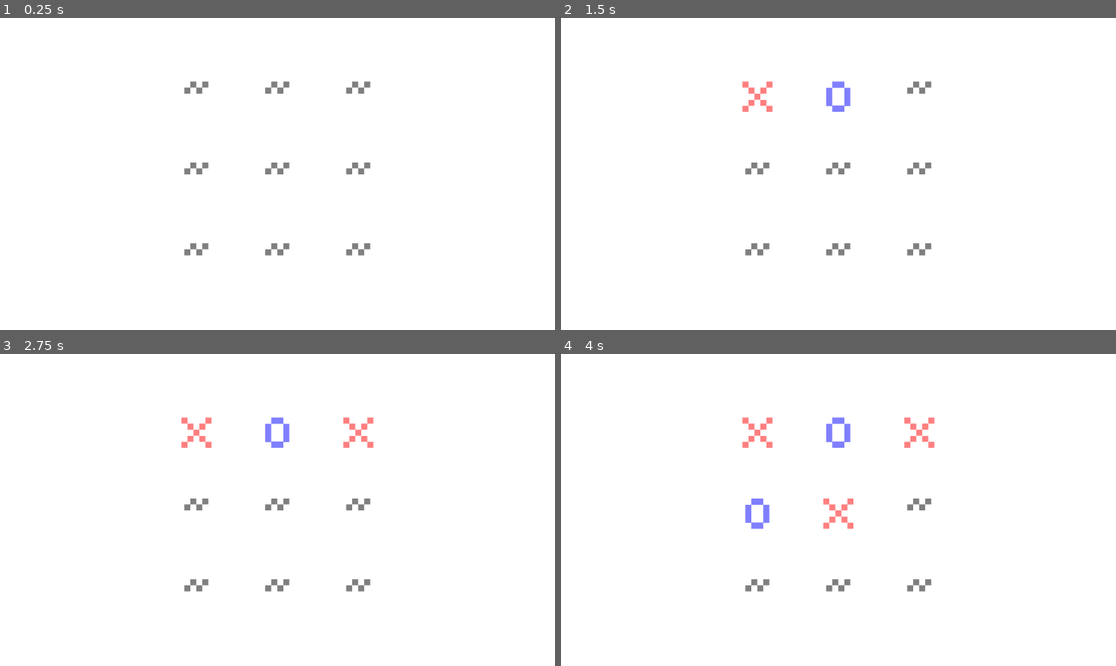
Above: before the commit, frames 1-4 (two rows, left to right).
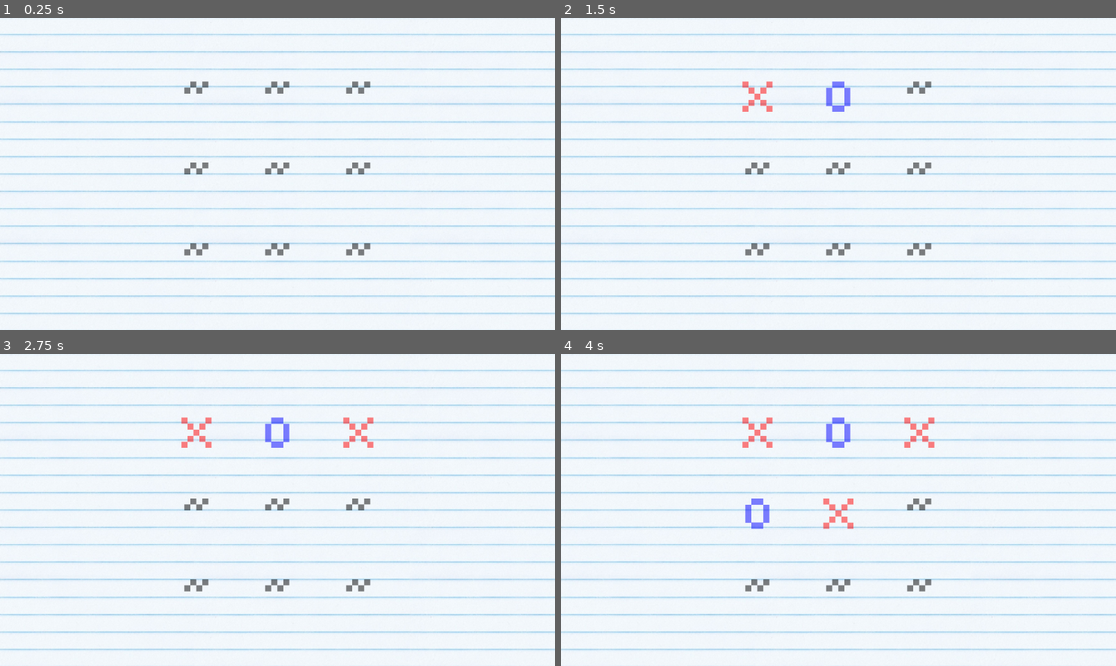
Above: after the commit, the same moments.

Repository: Neo-Ciber94/godot_tic_tac_toe
Game: Godot game, scene res://game.tscn
The game is run twice, just before and just after one commit, with the same random seed, the same clock (stepped at 60 frames per second) and the same inputs.
Inputs (mouse positions are in pixels of both pictures, inside the frame that each line leads up to):
- Up to frame 1 (0.25 s): no input
- Up to frame 2 (1.5 s): tap Enter at 0.5 s; move the mouse to (755, 92) at 0.52 s; click (755, 92) at 0.67 s; tap Space at 1.25 s; move the mouse to (838, 92) at 1.27 s; click (838, 92) at 1.42 s
- Up to frame 3 (2.75 s): tap Enter at 2 s; move the mouse to (360, 428) at 2.02 s; click (360, 428) at 2.17 s
- Up to frame 4 (4 s): tap Space at 2.75 s; move the mouse to (755, 510) at 2.77 s; click (755, 510) at 2.92 s; tap Enter at 3.5 s; move the mouse to (838, 510) at 3.52 s; click (838, 510) at 3.67 s

The runs differ from the first frame. In frame 1, 13% of the frame differs, in the area x 0-100%, y 0-100%; in frame 2, 13%; in frame 3, 13%; in frame 4, 13%.

Commit message:
update bg

Diff:
--- a/game.tscn
+++ b/game.tscn
@@ -1,9 +1,25 @@
-[gd_scene load_steps=8 format=3 uid="uid://b04esyl8u473x"]
+[gd_scene load_steps=9 format=3 uid="uid://b04esyl8u473x"]
 
 [ext_resource type="Script" path="res://game.gd" id="1_cebgk"]
 [ext_resource type="FontFile" uid="uid://dy04l2c31hyma" path="res://art/Silkscreen-Regular.ttf" id="1_u48lr"]
 [ext_resource type="Script" path="res://mark.gd" id="2_b00uh"]
+[ext_resource type="Texture2D" uid="uid://cbm8yyfsvqone" path="res://art/background.png" id="2_ntjxn"]
 [ext_resource type="Script" path="res://winner.gd" id="4_pv7p2"]
+
+[sub_resource type="Animation" id="Animation_epslx"]
+length = 0.001
+tracks/0/type = "value"
+tracks/0/imported = false
+tracks/0/enabled = true
+tracks/0/path = NodePath(".:scale")
+tracks/0/interp = 1
+tracks/0/loop_wrap = true
+tracks/0/keys = {
+"times": PackedFloat32Array(0),
+"transitions": PackedFloat32Array(1),
+"update": 0,
+"values": [Vector2(1, 1)]
+}
 
 [sub_resource type="Animation" id="Animation_ni2l7"]
 resource_name = "scale_pulse"
@@ -21,21 +37,6 @@
 "values": [Vector2(1, 1), Vector2(1.2, 1.2), Vector2(1, 1)]
 }
 
-[sub_resource type="Animation" id="Animation_epslx"]
-length = 0.001
-tracks/0/type = "value"
-tracks/0/imported = false
-tracks/0/enabled = true
-tracks/0/path = NodePath(".:scale")
-tracks/0/interp = 1
-tracks/0/loop_wrap = true
-tracks/0/keys = {
-"times": PackedFloat32Array(0),
-"transitions": PackedFloat32Array(1),
-"update": 0,
-"values": [Vector2(1, 1)]
-}
-
 [sub_resource type="AnimationLibrary" id="AnimationLibrary_5rwvu"]
 _data = {
 "RESET": SubResource("Animation_epslx"),
@@ -51,13 +52,12 @@
 grow_vertical = 2
 script = ExtResource("1_cebgk")
 
-[node name="Background" type="ColorRect" parent="."]
-layout_mode = 1
-anchors_preset = 15
-anchor_right = 1.0
-anchor_bottom = 1.0
-grow_horizontal = 2
-grow_vertical = 2
+[node name="TextureRect" type="TextureRect" parent="."]
+layout_mode = 0
+offset_right = 1157.0
+offset_bottom = 869.0
+texture = ExtResource("2_ntjxn")
+expand_mode = 5
 
 [node name="Control" type="Control" parent="."]
 layout_mode = 1
Binary file added: art/background.png
Not shown, added: art/background.png.import
